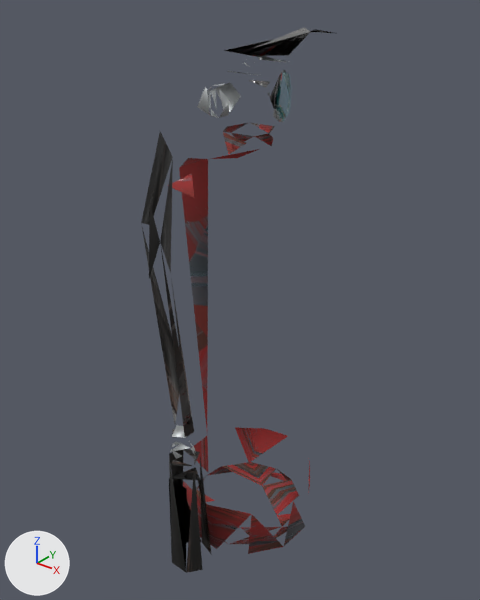
Renders of the glTF model models/objects/enviroments/09/09_fire_extinguisher.glb from each side of a commit.
One viewpoint serves both versions: a 50 mm camera at (0.357, -0.524, 0.66) aimed at (-0.06, -0.002, 0.336). Lighting does not change. The marker at lower left points along +X, +Y and +Z. The older version comes first. Where no turn or scale is listed for an object, it has been applied to the vertices. Vertices at exactly the same position are counted once.

The older version as bpy lines, for what is in view:
```python
me_defaultmaterial_002 = bpy.data.meshes.new('defaultMaterial.002')
me_defaultmaterial_002.from_pydata(...)  # 212 vertices, 132 faces; spans x -0.08..0.081, y -0.148..0.146, z -0.497..0.078
# faces by material slot: [25, 23, 40, 32, 12]
me_defaultmaterial_002.materials.append(mat_material_2)
me_defaultmaterial_002.materials.append(mat_material)
me_defaultmaterial_002.materials.append(mat_material_1)
me_defaultmaterial_002.materials.append(mat_material_3)
me_defaultmaterial_002.materials.append(mat_material_4)
ob_defaultmaterial_002 = bpy.data.objects.new('defaultMaterial.002', me_defaultmaterial_002)
ob_defaultmaterial_002.location = (-0.051, 0.0, 0.534)
```
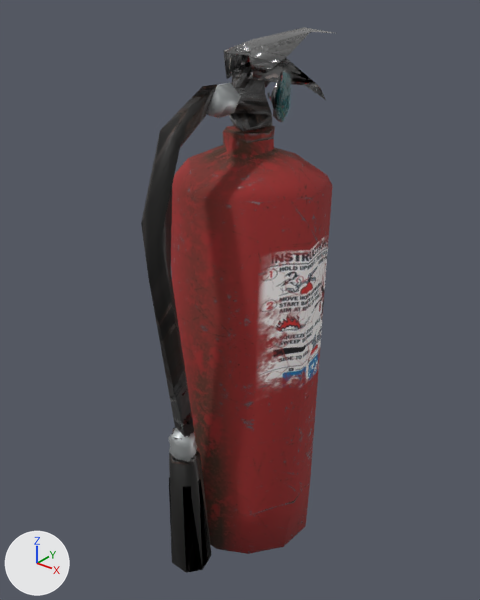
Boxes [x1, y1, x2, y2] around the edits, measured in the pictures (480 x 600 px):
```json
{"part": 1, "of": "me_defaultmaterial_002", "change": "added", "after": [229, 66, 272, 131]}
{"part": 2, "of": "me_defaultmaterial_002", "change": "built on", "before": [249, 80, 283, 122], "after": [141, 28, 333, 573]}
{"part": 3, "of": "me_defaultmaterial_002", "change": "surface changed", "before": [171, 60, 305, 554], "after": [171, 60, 305, 554]}
```

Edits to the scene script, one JSON object a line:
```json
{"block": "me_defaultmaterial_002", "where": "# used by ob_defaultmaterial_002; location = (-0.051, 0.0, 0.534)"}
{"op": "remove", "block": "me_defaultmaterial_002", "code": "me_defaultmaterial_002.from_pydata(...)  # 212 vertices, 132 faces; spans x -0.08..0.081, y -0.148..0.146, z -0.497..0.078"}
{"op": "add", "block": "me_defaultmaterial_002", "code": "me_defaultmaterial_002.from_pydata(...)  # 297 vertices, 493 faces; spans x -0.08..0.082, y -0.148..0.146, z -0.497..0.078"}
{"block": "me_defaultmaterial_002", "change": "me_defaultmaterial_002 part 1: a new loose piece of 13 vertices spanning x -0.027..0.022, y -0.028..0.027, z -0.009..0.049, in mat_material"}
{"block": "me_defaultmaterial_002", "change": "me_defaultmaterial_002 part 2"}
{"block": "me_defaultmaterial_002", "change": "4 faces are deleted"}
{"block": "me_defaultmaterial_002", "change": "72 vertices are added at x -0.061..0.082, y -0.126..0.138, z -0.492..0.073"}
{"block": "me_defaultmaterial_002", "change": "74 new faces join them, mat_material_2"}
{"block": "me_defaultmaterial_002", "change": "50 new faces join them, mat_material"}
{"block": "me_defaultmaterial_002", "change": "120 new faces join them, mat_material_1"}
{"block": "me_defaultmaterial_002", "change": "97 new faces join them, mat_material_3"}
{"block": "me_defaultmaterial_002", "change": "2 new faces join them, mat_material_4"}
{"block": "me_defaultmaterial_002", "change": "me_defaultmaterial_002 part 3: 76 kept faces spanning x -0.08..0.081, y -0.127..0.082, z -0.495..0.06 get new texture (UV) coordinates"}
```
